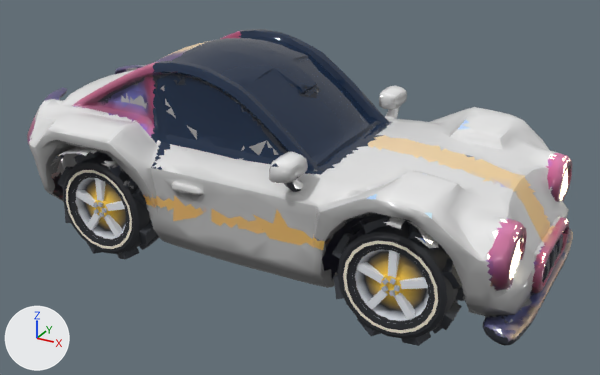
Before and after pictures for a commit that changed the glTF model ui/3d/aura-drift/v1/car-kobalt.glb.
One viewpoint serves both versions: a 50 mm lens placed at (3.45, -6.18, 3.72), pointed at (0.1, -0.08, 0.67). The axes (+X, +Y, +Z) are drawn at lower left. The lights are the same throughout. The older version comes first. Vertices at exactly the same position are counted once.

The first picture shows 'body', 'wheel_fr', 'wheel_rr'.
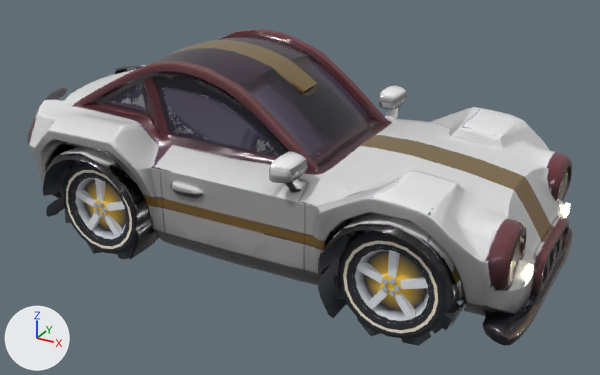
What changed in the scene script:
```text
Add img_car_kobalt:
    img_car_kobalt = load_image('car-kobalt', '_unpacked/car-kobalt', 1024, 1024, 'sRGB')
Change mat_paint:
    remove n2 = _N.new('ShaderNodeVertexColor'); n2.name = 'Color Attribute'
    add n3 = _N.new('ShaderNodeTexImage'); n3.name = 'Image Texture'
    add n3.image = img_car_kobalt
    where n0 = _N.new('ShaderNodeBsdfPrincipled'); n0.name = 'Principled BSDF'
    remove _L.new(n2.outputs[0], n0.inputs[0])  # 'Color' to 'Base Color'
    add _L.new(n3.outputs[0], n0.inputs[0])  # 'Color' to 'Base Color'
Change me_reviewed_replacement:
    used by ob_body; location = (0.0, 0.0, 0.0)
    remove me_reviewed_replacement.from_pydata(...)  # 9931 vertices, 15630 faces; spans x -2.41..2.41, y -1.24..1.24, z 0.21..1.89
    add me_reviewed_replacement.from_pydata(...)  # 5075 vertices, 10118 faces; spans x -2.41..2.41, y -1.27..1.26, z 0.15..1.89
    me_reviewed_replacement part 1: a new loose piece, a box spanning x 2.305..2.344, y 0.54..0.708, z 0.601..0.688, in mat_head_light (beige #fff2cc, glowing beige #fff2cc)
    me_reviewed_replacement part 2: a new loose piece, a box spanning x 2.307..2.346, y -0.708..-0.54, z 0.601..0.688, in mat_head_light (beige #fff2cc, glowing beige #fff2cc)
    me_reviewed_replacement part 3: 1 vertex moved within x -1.89, y -0.55, z 0.26; 6193 vertices removed from x -2.41..2.41, y -1.24..1.24, z 0.22..1.89; 1241 vertices added at x -1.98..1.97, y -1.27..1.26, z 0.15..1.09
    me_reviewed_replacement part 4: 929 faces spanning x -0.96..0.68, y -1.19..1.01, z 0.99..1.89 switch from mat_glass to mat_paint (picture img_car_kobalt)
    me_reviewed_replacement part 5: 26 faces spanning x 2.23..2.25, y -0.95..0.96, z 0.68..0.98 switch from mat_head_light to mat_paint (picture img_car_kobalt)
    me_reviewed_replacement part 6: 1324 faces spanning x -2.4..2.41, y -1.19..1.13, z 0.29..1.84 switch from mat_paint_accent to mat_paint (picture img_car_kobalt)
    me_reviewed_replacement part 7: 761 faces spanning x -2.41..2.41, y -1.22..1.18, z 0.21..1.79 switch from mat_trim to mat_paint (picture img_car_kobalt)
    other edits to the shape of me_reviewed_replacement do not show in these pictures
    remove me_reviewed_replacement.materials.append(mat_chrome)
```

Changed parts and their boxes [x1, y1, x2, y2] in the pictures (600 x 375 px):
'body', surface changed, reshaped: [27, 29, 573, 346] in both
part 1 of me_reviewed_replacement, added: after [561, 203, 570, 218]
part 2 of me_reviewed_replacement, added: after [522, 264, 534, 285]
part 3 of me_reviewed_replacement, built on: before [28, 30, 573, 344]; after [43, 153, 469, 326]
part 4 of me_reviewed_replacement, recoloured: [154, 29, 389, 172] in both
part 5 of me_reviewed_replacement, recoloured: [510, 170, 568, 275] in both
part 6 of me_reviewed_replacement, recoloured: [27, 31, 572, 336] in both
part 7 of me_reviewed_replacement, recoloured: before [54, 76, 571, 346]; after [112, 76, 571, 346]
